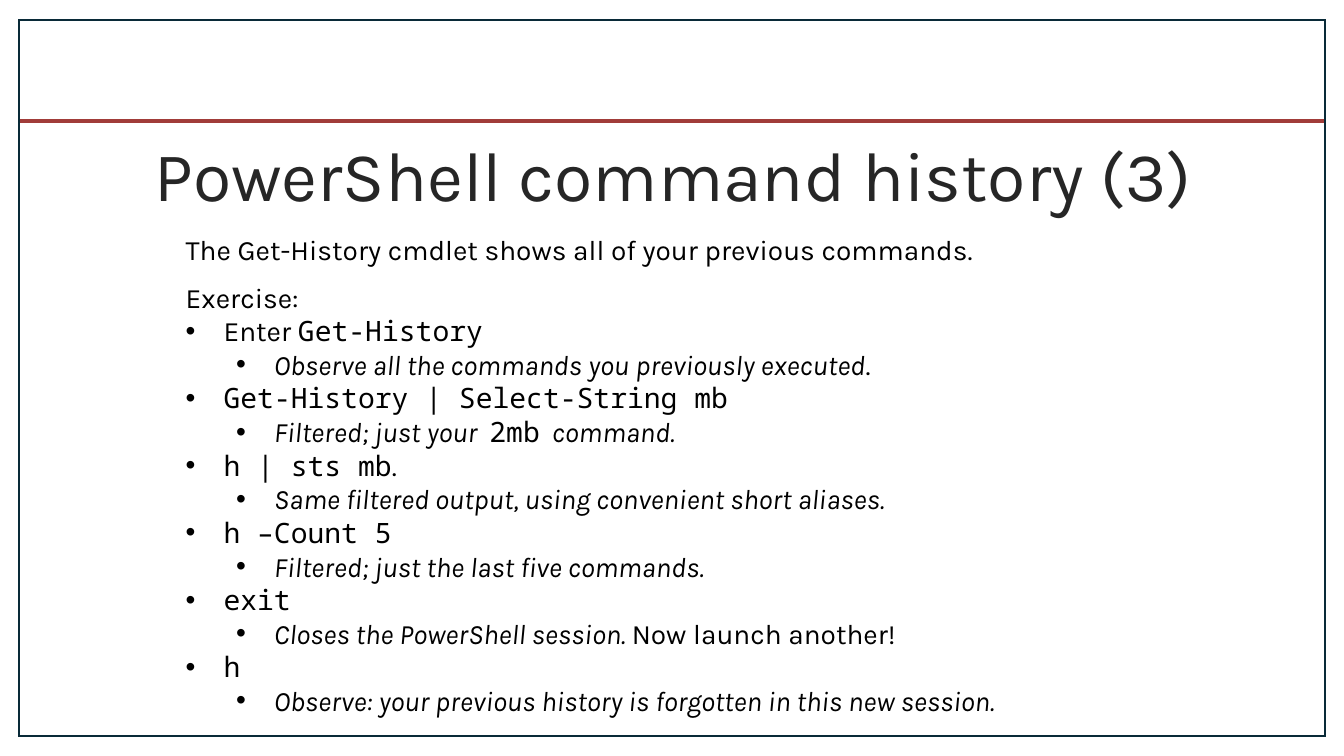
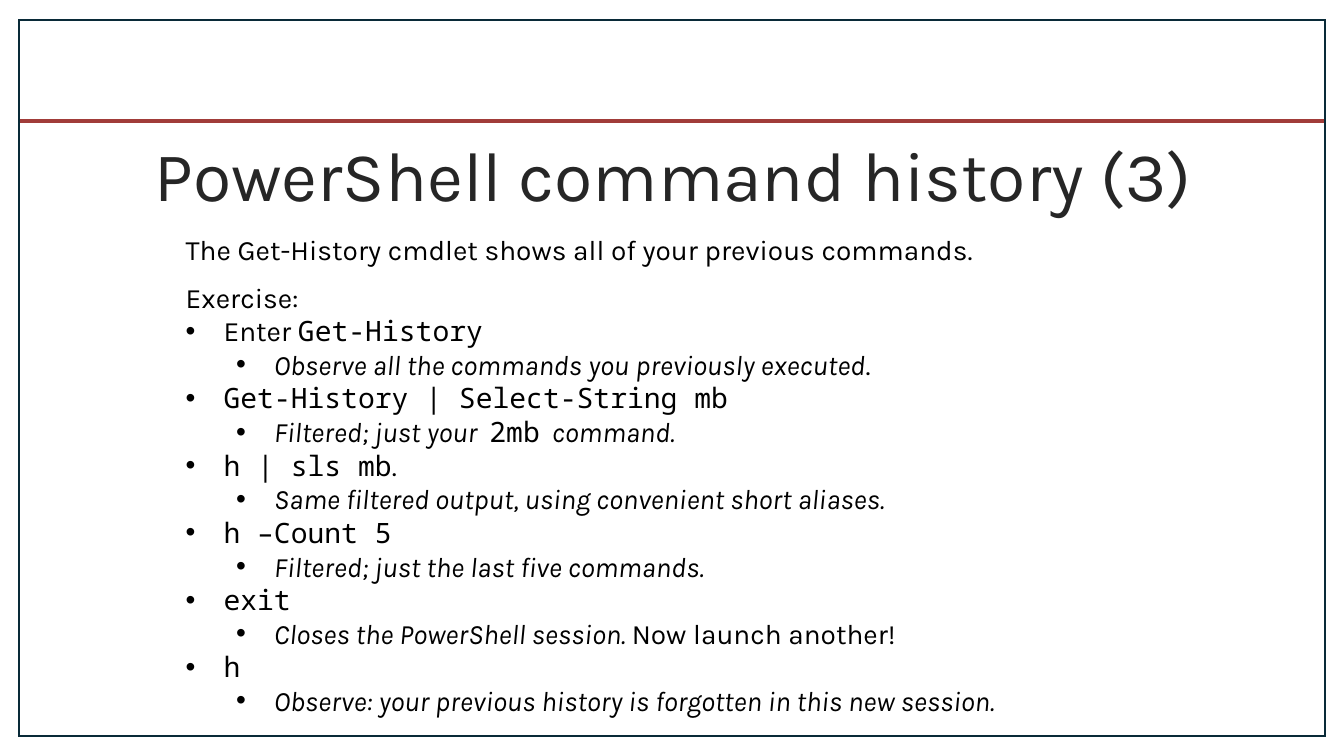
Before and after one commit to byui-cyber360/content, a slide deck: slide 5 of CYBER360-1.6-Interactive-CLI.pptx. Drawn at 1344x756 pixels with LibreOffice and Linux fonts; fonts in the diff are those of the drawing; background and template pictures are left out. Boxes give left, top, right and bottom in pixels: in the first picture for what was removed or moved away, otherwise in the second. Text is boxed around its words. In the diff, an @@ line names an element or a change of style, - is before the commit and + after.

Commit message:
fix typo, sts -> sls

```diff
--- a/CYBER360-1.6-Interactive-CLI.pptx
+++ b/CYBER360-1.6-Interactive-CLI.pptx
@@ text at box(224, 454, 397, 477): text changed @@
-• h | sts mb.
+• h | sls mb.
```
